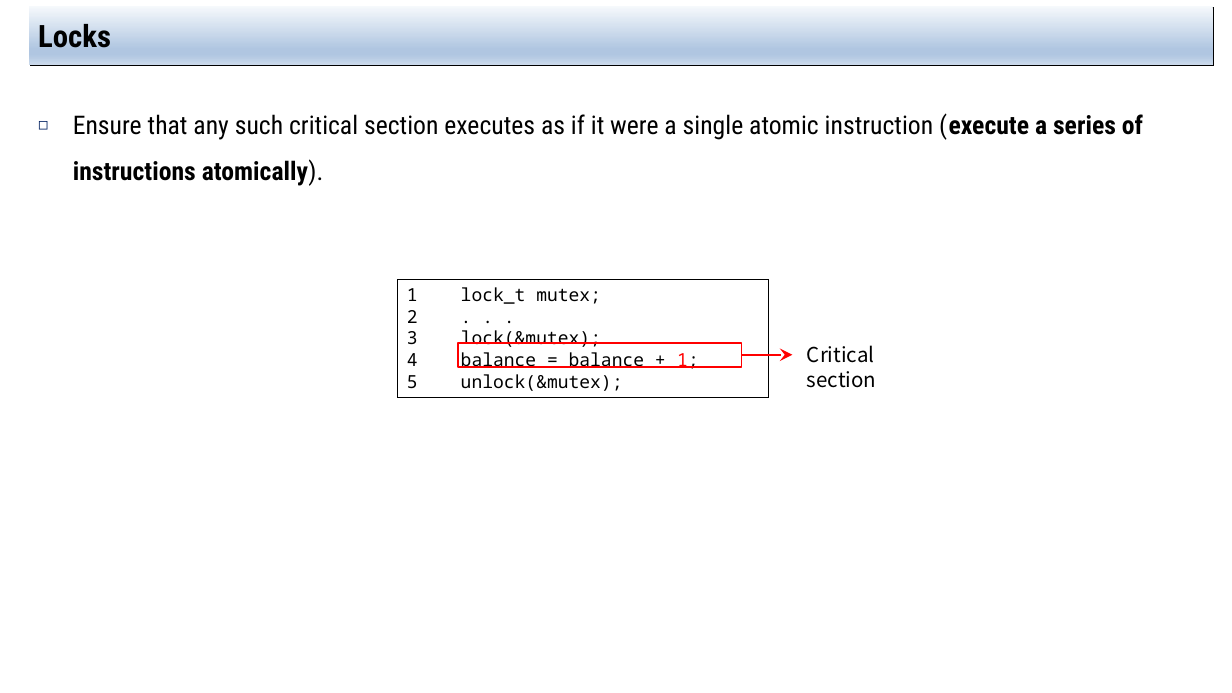
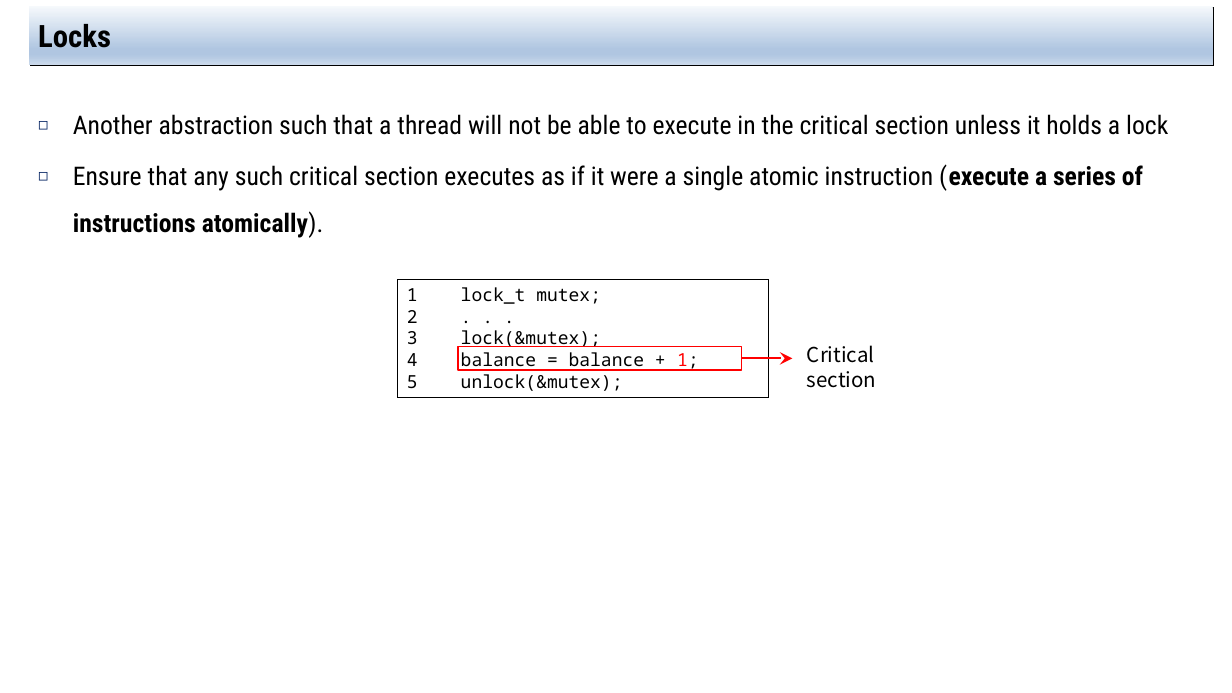
Before and after one commit to jachermocilla/extra-course-materials, a slide deck: slide 18 of cmsc125/ostep/slides/02.Concurrency/26.Concurrency_An_Introduction.pptx (slide 10 before the commit). Drawn at 1232x693 pixels with LibreOffice and Linux fonts; fonts in the diff are those of the drawing. Boxes give left, top, right and bottom in pixels: in the first picture for what was removed or moved away, otherwise in the second. Text is boxed around its words. In the diff, an @@ line names an element or a change of style, - is before the commit and + after.

```diff
--- a/cmsc125/ostep/slides/02.Concurrency/26.Concurrency_An_Introduction.pptx
+++ b/cmsc125/ostep/slides/02.Concurrency/26.Concurrency_An_Introduction.pptx
@@ text at (x1=73, y1=114, x2=1168, y2=135): paragraph added @@
+◻ Another abstraction such that a thread will not be able to execute in the critical section unless it holds a lock
@@ rectangle moved from (x1=457, y1=343, x2=741, y2=367) to (x1=457, y1=347, x2=741, y2=371) @@
@@ arrow moved from (742, 355) - (793, 355) to (742, 359) - (793, 359) @@
```
Also in this commit, not shown: 5 other slides changed, 9 slides added, 3 other files.
